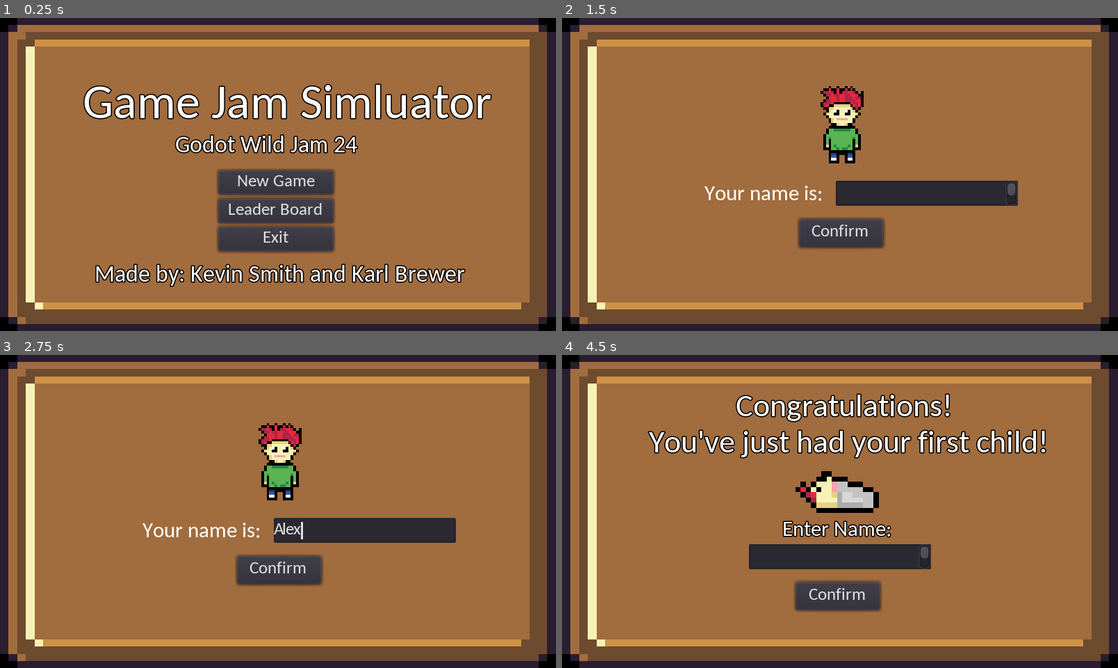
Above: before the commit, frames 1-4 (two rows, left to right).
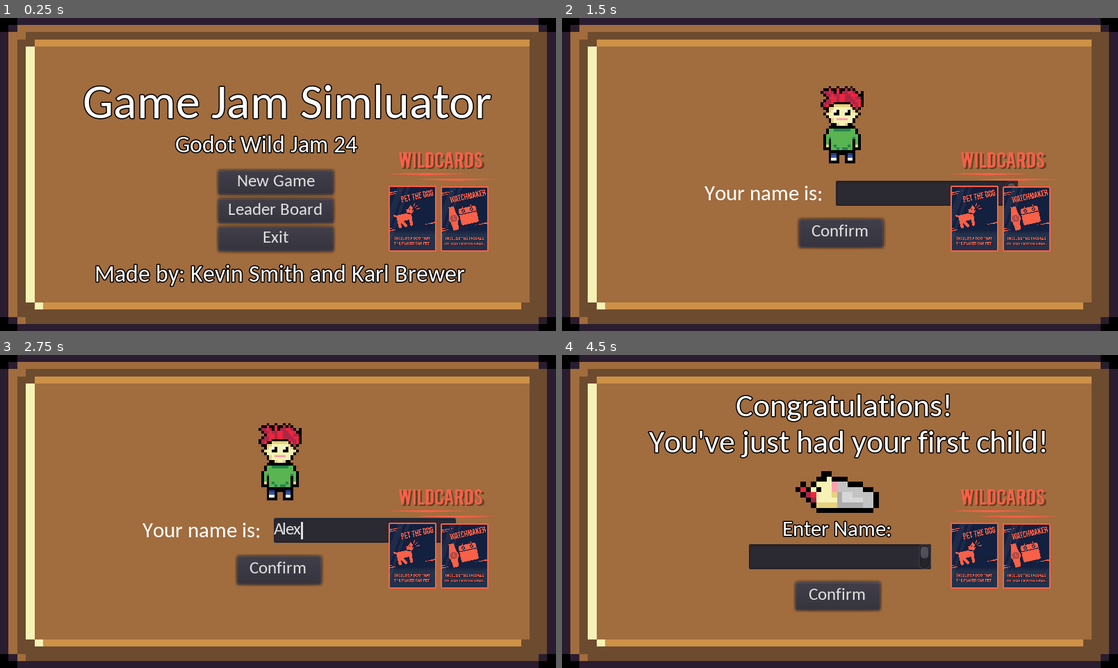
Above: after the commit, the same moments.

Repository: kevinms/godot-wild-jam-24
Game: Godot game, scene res://MainMenu.tscn
The game is run twice, just before and just after one commit, with the same random seed, the same clock (stepped at 60 frames per second) and the same inputs. The engine's default icon, where the game draws it, is replaced by a stand-in: a white triangle on a blue panel in a dark square. Sound files missing from this copy of the repository are replaced by a short silence.
Inputs (mouse positions are in pixels of both pictures, inside the frame that each line leads up to):
- Up to frame 1 (0.25 s): no input
- Up to frame 2 (1.5 s): click "New Game" at 0.5 s; click "Continue" at 1.25 s
- Up to frame 3 (2.75 s): click (366, 530) at 2.02 s; type "Alex" at 2.1 s
- Up to frame 4 (4.5 s): click "Confirm" at 2.75 s; click (956, 527) at 3.52 s; type "Alex" at 3.6 s; click "Confirm" at 4.25 s

The runs differ from the first frame. In frame 1, 4.4% of the frame differs, in the area x 69-88%, y 42-75%; in frame 2, 4.0%; in frame 3, 4.0%; in frame 4, 4.4%.

Commit message:
Added wild cards to main menu.

Diff:
--- a/MainMenu.tscn
+++ b/MainMenu.tscn
@@ -13,6 +13,9 @@
 [ext_resource path="res://Furniture/Crib.tscn" type="PackedScene" id=11]
 [ext_resource path="res://MainMenu.gd" type="Script" id=12]
 [ext_resource path="res://SFX/godot-wildjam-24-track1-kevin-edit.ogg" type="AudioStream" id=13]
+[ext_resource path="res://Wildcards.png" type="Texture" id=14]
+[ext_resource path="res://GWJ-WC-3.png" type="Texture" id=15]
+[ext_resource path="res://GWJ-WC-2.png" type="Texture" id=16]
 
 [sub_resource type="DynamicFont" id=1]
 font_data = ExtResource( 1 )
@@ -450,6 +453,25 @@
 stream = ExtResource( 13 )
 volume_db = -8.0
 autoplay = true
+
+[node name="Node2D" type="Node2D" parent="."]
+position = Vector2( 319.765, 56.1099 )
+scale = Vector2( 0.802513, 0.802513 )
+
+[node name="GWJ-WC-3" type="Sprite" parent="Node2D"]
+position = Vector2( 134.979, 160.601 )
+scale = Vector2( 0.0625557, 0.0625557 )
+texture = ExtResource( 15 )
+
+[node name="GWJ-WC-2" type="Sprite" parent="Node2D"]
+position = Vector2( 74.7974, 160.203 )
+scale = Vector2( 0.0625557, 0.0625557 )
+texture = ExtResource( 16 )
+
+[node name="Wildcards" type="Sprite" parent="Node2D"]
+position = Vector2( 174.799, 97.354 )
+scale = Vector2( 0.850619, 0.850619 )
+texture = ExtResource( 14 )
 [connection signal="pressed" from="menu_1/buttonGroup/NewGameButton" to="." method="_on_NewGameButton_pressed"]
 [connection signal="pressed" from="menu_1/buttonGroup/LeaderboardButton" to="." method="_on_LeaderboardButton_pressed"]
 [connection signal="pressed" from="menu_1/buttonGroup/ExitButton" to="." method="_on_ExitButton_pressed"]
Binary file added: GWJ-WC-2.png
Not shown, added: GWJ-WC-2.png.import
Binary file added: GWJ-WC-3.png
Not shown, added: GWJ-WC-3.png.import
Not shown: 1 places in MainMenu.tscn that only renumber resources
Binary file added: Wildcards.png
Not shown, added: Wildcards.png.import
